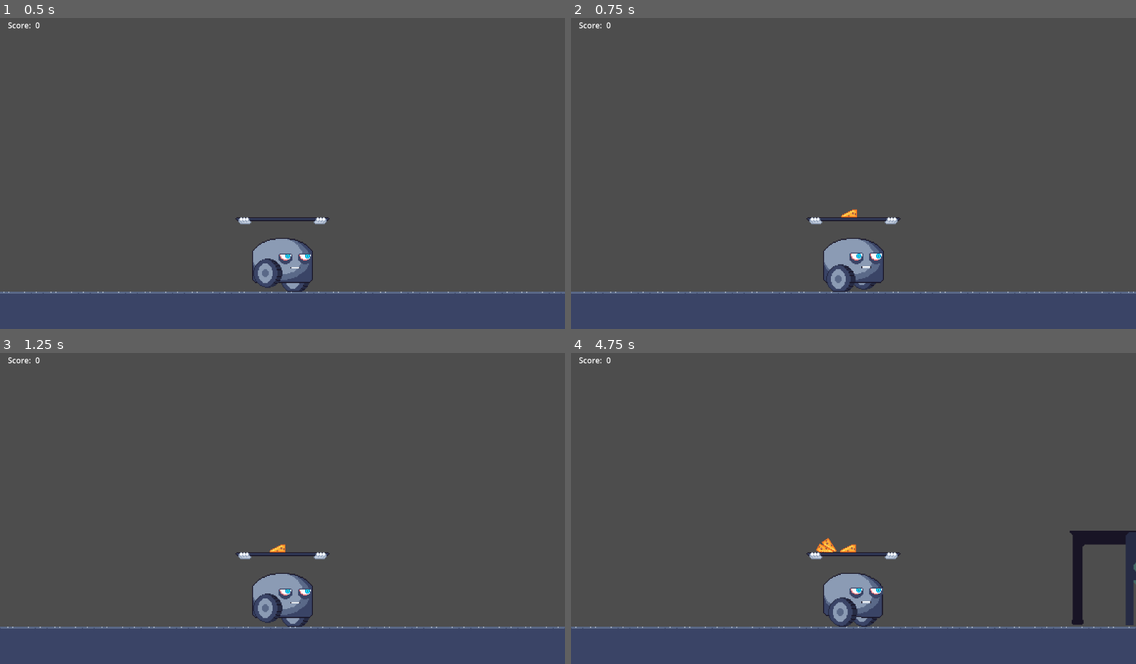
Above: before the commit, frames 1-4 (two rows, left to right).
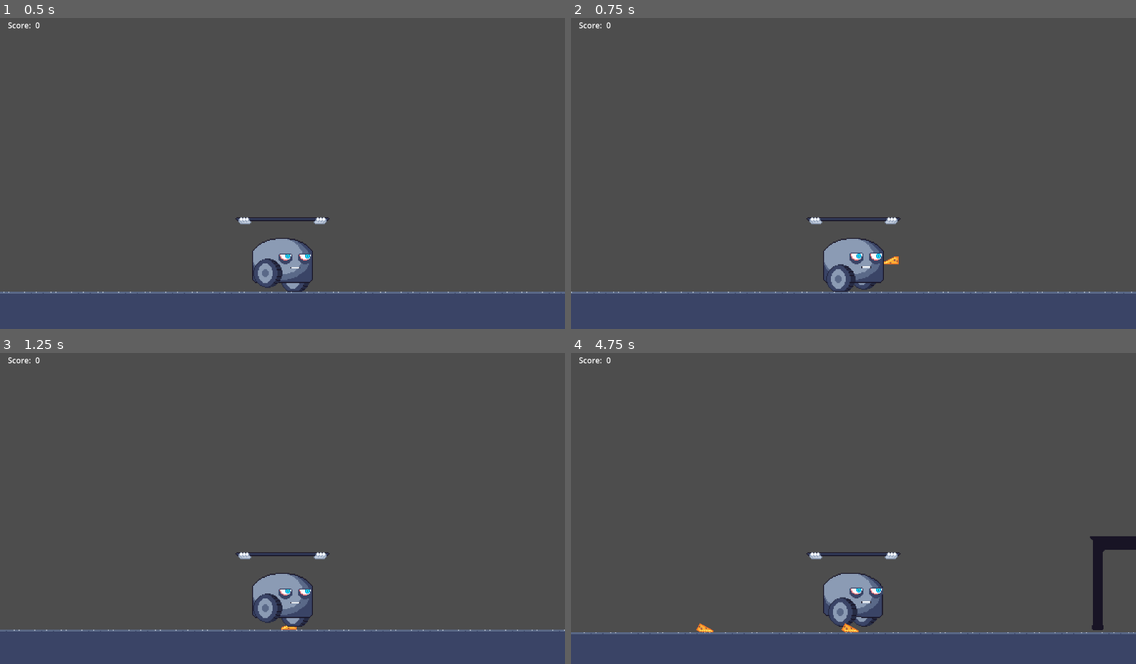
Above: after the commit, the same moments.

Repository: qntnt/alt_ctrl_jam
Game: Godot game, scene res://game_scene.tscn
The game is run twice, just before and just after one commit, with the same random seed, the same clock (stepped at 60 frames per second) and the same inputs.
Inputs (mouse positions are in pixels of both pictures, inside the frame that each line leads up to):
- Up to frame 1 (0.5 s): no input
- Up to frame 2 (0.75 s): tap Enter at 0.5 s; move the mouse to (977, 154) at 0.52 s; hold Space (big_button) from 0.53 s (still down); click (977, 154) at 0.67 s
- Up to frame 3 (1.25 s): keep holding Space (big_button)
- Up to frame 4 (4.75 s): release Space (big_button) at 1.25 s; drag from (740, 520) to (825, 567) at 1.27 s; move the mouse to (910, 436) at 2.02 s; hold Space (big_button) 2.03-2.75 s; click (910, 436) at 2.17 s; drag from (825, 567) to (684, 458) at 2.77 s; move the mouse to (1023, 552) at 3.52 s; hold Space (big_button) 3.53-4.25 s; click (1023, 552) at 3.67 s; drag from (684, 458) to (853, 505) at 4.27 s

Frame 1 is identical in both runs. In frame 2, 0.2% of the frame differs, in the area x 0-100%, y 61-89%; in frame 3, 1.6%; in frame 4, 4.4%, in the area x 0-100%, y 57-91%.

Commit message:
Fix score mechanism

Diff:
--- a/game_scene.gd
+++ b/game_scene.gd
@@ -1,13 +1,10 @@
 class_name Game
 extends Node2D
 
-var score := int(0)
+var score := 0:
+	set(v):
+		score = v
+		if score_display:
+			score_display.text = str(score)
+
 @onready var score_display := $CanvasLayer/MarginContainer/HBoxContainer/VBoxContainer/HBoxContainer/Score as Label
-
-func _on_bucket_item_catch() -> void:
-	score += 1
-	score_display.text = str(score)
-
-func _on_bucket_item_lost() -> void:
-	score -= 1
-	score_display.text = str(score)
--- a/game_scene.tscn
+++ b/game_scene.tscn
@@ -58,3 +58,5 @@
 [node name="Score" type="Label" parent="CanvasLayer/MarginContainer/HBoxContainer/VBoxContainer/HBoxContainer"]
 layout_mode = 2
 text = "0"
+
+[connection signal="child_entered_tree" from="." to="." method="_on_child_entered_tree"]
--- a/nodes/bucket/bucket.gd
+++ b/nodes/bucket/bucket.gd
@@ -5,30 +5,50 @@
 
 var counting_down := false
 var count := 5
-var items: Array[Node2D] = []
+var items: Dictionary = {}
+var destroying := false
 
+@onready var interior_area := $interior as Area2D
 @onready var countdown_label := $CountdownLabel as Label
 
 func _on_interior_body_entered(body: Node2D) -> void:
+	if destroying:
+		return
+	items[body.get_instance_id()] = body
 	item_catch.emit(body)
 
 func _on_interior_body_exited(body: Node2D) -> void:
+	if destroying:
+		return
+	items.erase(body.get_instance_id())
 	item_lost.emit(body)
 
 # Implicit method for robot to forward collision
 func robot_collision(robot: Robot) -> void:
+	if destroying:
+		return
 	_start_countdown()
 
 func _start_countdown() -> void:
+	if destroying:
+		return
 	if counting_down:
 		return
 	counting_down = true
 	await _tick()
 
 func _tick() -> void:
+	if destroying:
+		return
 	if count <= 1:
-		queue_free()
+		destroy()
 	countdown_label.text = str(count)
 	await get_tree().create_timer(1.0).timeout
 	count -= 1
 	await _tick()
+
+func destroy() -> void:
+	destroying = true
+	for item in items.values():
+		item.queue_free()
+	queue_free()
--- a/nodes/bucket/bucket.tscn
+++ b/nodes/bucket/bucket.tscn
@@ -16,6 +16,7 @@
 position = Vector2(-32, -28)
 collision_layer = 0
 collision_mask = 4
+monitorable = false
 
 [node name="CollisionPolygon2D" type="CollisionPolygon2D" parent="interior"]
 polygon = PackedVector2Array(8, 0, 16, 24, 48, 24, 56, 0)
--- a/nodes/items/cheese.tscn
+++ b/nodes/items/cheese.tscn
@@ -3,7 +3,6 @@
 [ext_resource type="Texture2D" uid="uid://drtrbb1fgkfy8" path="res://sprites/items/cheese.png" id="1_fbbjb"]
 
 [node name="Cheese" type="RigidBody2D"]
-mass = 0.001
 continuous_cd = 1
 
 [node name="CollisionPolygon2D" type="CollisionPolygon2D" parent="."]
--- a/nodes/items/large_bowl.tscn
+++ b/nodes/items/large_bowl.tscn
@@ -3,7 +3,6 @@
 [ext_resource type="Texture2D" uid="uid://chi80ycu8f86j" path="res://sprites/items/large_bowl.png" id="1_v1crq"]
 
 [node name="LargeBowl" type="RigidBody2D"]
-mass = 0.001
 
 [node name="CollisionPolygon2D" type="CollisionPolygon2D" parent="."]
 position = Vector2(0, -4)
--- a/nodes/items/large_plate.tscn
+++ b/nodes/items/large_plate.tscn
@@ -3,7 +3,6 @@
 [ext_resource type="Texture2D" uid="uid://d4jvo3fn2o4mr" path="res://sprites/items/large_plate.png" id="1_shpxa"]
 
 [node name="LargePlate" type="RigidBody2D"]
-mass = 0.001
 
 [node name="CollisionPolygon2D" type="CollisionPolygon2D" parent="."]
 position = Vector2(0, -4)
--- a/nodes/items/mug.tscn
+++ b/nodes/items/mug.tscn
@@ -3,7 +3,6 @@
 [ext_resource type="Texture2D" uid="uid://ds6imvwttaurk" path="res://sprites/items/mug.png" id="1_4ydsv"]
 
 [node name="Mug" type="RigidBody2D"]
-mass = 0.001
 
 [node name="CollisionPolygon2D" type="CollisionPolygon2D" parent="."]
 position = Vector2(0, -4)
--- a/nodes/items/small_plate.tscn
+++ b/nodes/items/small_plate.tscn
@@ -3,7 +3,6 @@
 [ext_resource type="Texture2D" uid="uid://b2n0dgdrucjpg" path="res://sprites/items/small_plate.png" id="1_pw2y6"]
 
 [node name="SmallPlate" type="RigidBody2D"]
-mass = 0.001
 
 [node name="CollisionPolygon2D" type="CollisionPolygon2D" parent="."]
 position = Vector2(0, -4)
--- a/nodes/robot/robot.gd
+++ b/nodes/robot/robot.gd
@@ -49,7 +49,6 @@
 		if collider.has_method('robot_collision'):
 			collider.robot_collision(self)
 
-
 func _update_audio(delta: float) -> void:
 	music_player.pitch_scale = clampf(
 		move_toward(music_player.pitch_scale, velocity.x / move_speed, delta),
--- a/nodes/robot/robot.tscn
+++ b/nodes/robot/robot.tscn
@@ -126,7 +126,7 @@
 
 [node name="Robot" type="CharacterBody2D"]
 collision_layer = 8
-collision_mask = 3
+collision_mask = 7
 floor_stop_on_slope = false
 floor_constant_speed = true
 floor_block_on_wall = false
@@ -194,7 +194,7 @@
 shoot_speed = 3000.0
 
 [node name="SpawnPoint" type="Node2D" parent="ItemThrowController"]
-position = Vector2(0, -290)
+position = Vector2(332, -290)
 
 [node name="NextSectionSpawnPoint" type="Node2D" parent="."]
 position = Vector2(600, 0)
--- /dev/null
+++ b/nodes/sections/bucket_section.gd
@@ -0,0 +1,10 @@
+class_name BucketSection
+extends BaseSection
+
+@onready var game := NodeLocator.get_game_node()
+
+func _on_bucket_item_catch(item: Node2D) -> void:
+	game.score += 1
+
+func _on_bucket_item_lost(item: Node2D) -> void:
+	game.score -= 1
--- a/nodes/sections/bucket_section.tscn
+++ b/nodes/sections/bucket_section.tscn
@@ -1,6 +1,6 @@
 [gd_scene load_steps=4 format=3 uid="uid://bdt0aedejwrjx"]
 
-[ext_resource type="Script" path="res://nodes/sections/base_section.gd" id="1_8672s"]
+[ext_resource type="Script" path="res://nodes/sections/bucket_section.gd" id="1_4pl2n"]
 [ext_resource type="PackedScene" uid="uid://cymuj54rtm5ua" path="res://nodes/bucket/bucket.tscn" id="2_n2vy2"]
 
 [sub_resource type="RectangleShape2D" id="RectangleShape2D_3lg7k"]
@@ -9,7 +9,7 @@
 [node name="BucketSection" type="Area2D"]
 collision_layer = 16
 collision_mask = 8
-script = ExtResource("1_8672s")
+script = ExtResource("1_4pl2n")
 
 [node name="CollisionShape2D" type="CollisionShape2D" parent="."]
 position = Vector2(0, -80)
@@ -19,3 +19,5 @@
 position = Vector2(0, -4)
 
 [connection signal="body_exited" from="." to="." method="_on_body_exited"]
+[connection signal="item_catch" from="Bucket" to="." method="_on_bucket_item_catch"]
+[connection signal="item_lost" from="Bucket" to="." method="_on_bucket_item_lost"]
--- a/utils/node_locator.gd
+++ b/utils/node_locator.gd
@@ -2,10 +2,7 @@
 
 @onready var _game_node: Node2D
 
-func get_game_node() -> Node2D:
+func get_game_node() -> Game:
 	if _game_node == null:
 		_game_node = get_tree().get_nodes_in_group('root')[0]
-	return _game_node
-
-func _find_game_node() -> Node2D:
-	return get_tree().get_nodes_in_group('root')[0]
+	return _game_node as Game
